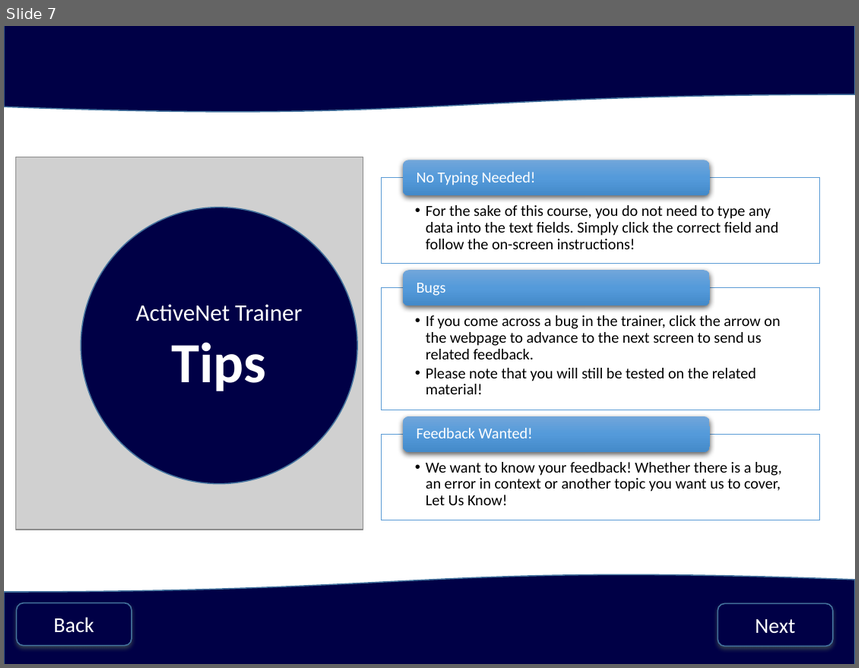
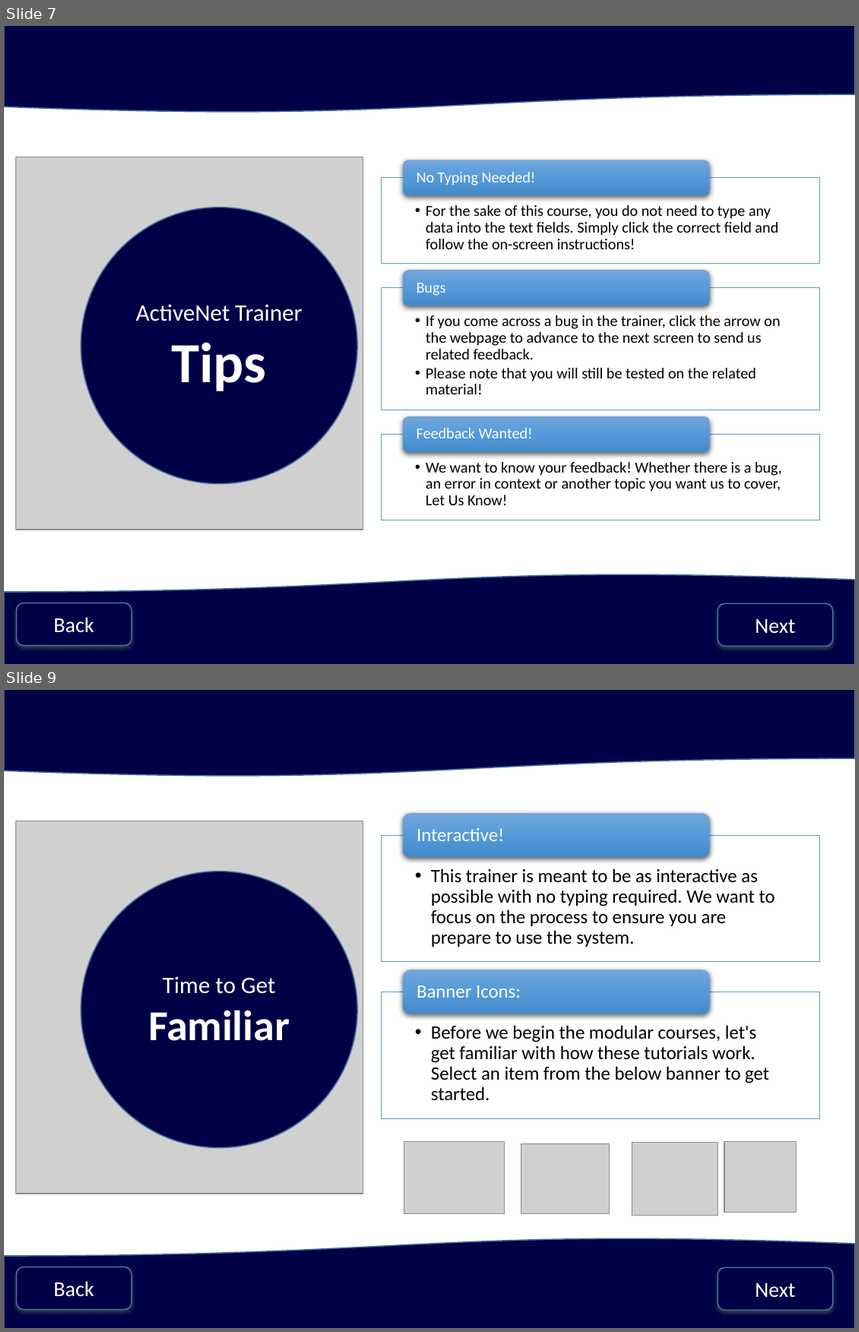
Before and after one commit to jstngoulet/ActiveNet_Trainer, a slide deck: PowerPoint Creations/WelcomeToActiveNet.pptx. Shown one above the other, each under a label of ours: slide 7 before the commit, slides 7 and 9 after it; the slides between them are not shown. The pictures are 859x668 and 859x1332 pixels, drawn with LibreOffice and Linux fonts; fonts in the diff are those of the drawing; grey boxes stand for pictures. Boxes give left, top, right and bottom in pixels: in the first picture for what was removed or moved away, otherwise in the second. Text is boxed around its words. In the diff, an @@ line names an element or a change of style, - is before the commit and + after.

```diff
--- a/PowerPoint Creations/WelcomeToActiveNet.pptx
+++ b/PowerPoint Creations/WelcomeToActiveNet.pptx
@@ slide 9 added at <box>4,690,855,1328</box>, background #FFFFFF @@
@@ flow chart document added at <box>4,690,855,777</box>, fill #000046, outline #43739E 1 pt @@
@@ picture added at <box>16,821,363,1194</box> @@
@@ ellipse added at <box>81,872,357,1148</box>, fill #000046, outline #43739E 1 pt, 20 pt, text #FFFFFF @@
+Time to Get
+Familiar
@@ group added at <box>381,813,819,1119</box>: 4 texts, 2 rectangles, 2 rounded rectangles @@
+  •• This trainer is meant to be as interactive as possible with no typing required. We want to focus on the process to ensure you are prepare to use the system.
+Interactive!
+  •• Before we begin the modular courses, let's get familiar with how these tutorials work. Select an item from the below banner to get started.
+Banner Icons:
@@ group added at <box>404,1142,797,1215</box>: 4 pictures @@
@@ flow chart document added at <box>4,1238,855,1328</box>, fill #000046, outline #43739E 1 pt @@
@@ rounded rectangle added at <box>17,1267,132,1309</box>, fill #000046, outline #43739E 1 pt, 18 pt, text #FFFFFF @@
+Back
@@ rounded rectangle added at <box>718,1268,833,1310</box>, fill #000046, outline #43739E 1 pt, 18 pt, text #FFFFFF @@
+Next
```
Also in this commit, not shown: 5 other slides added.
